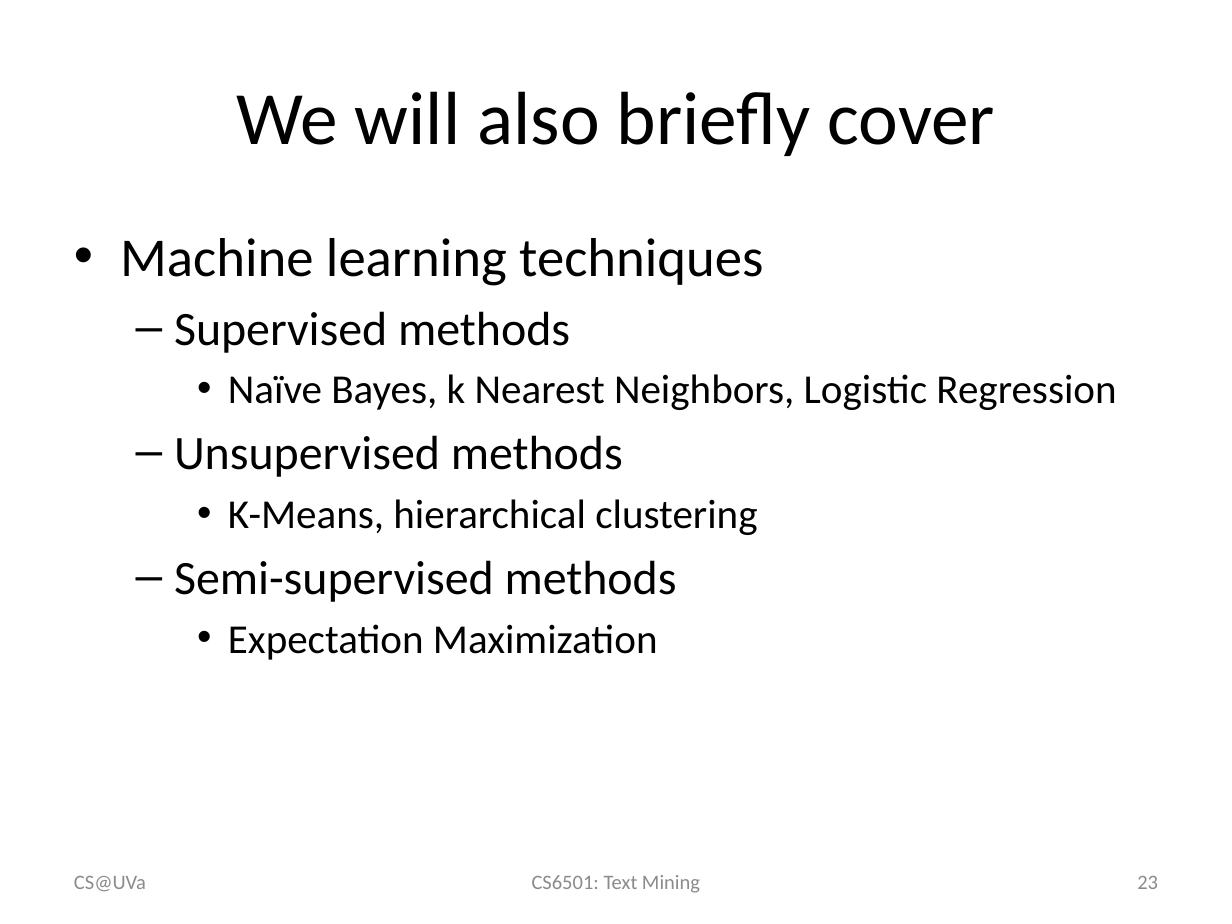
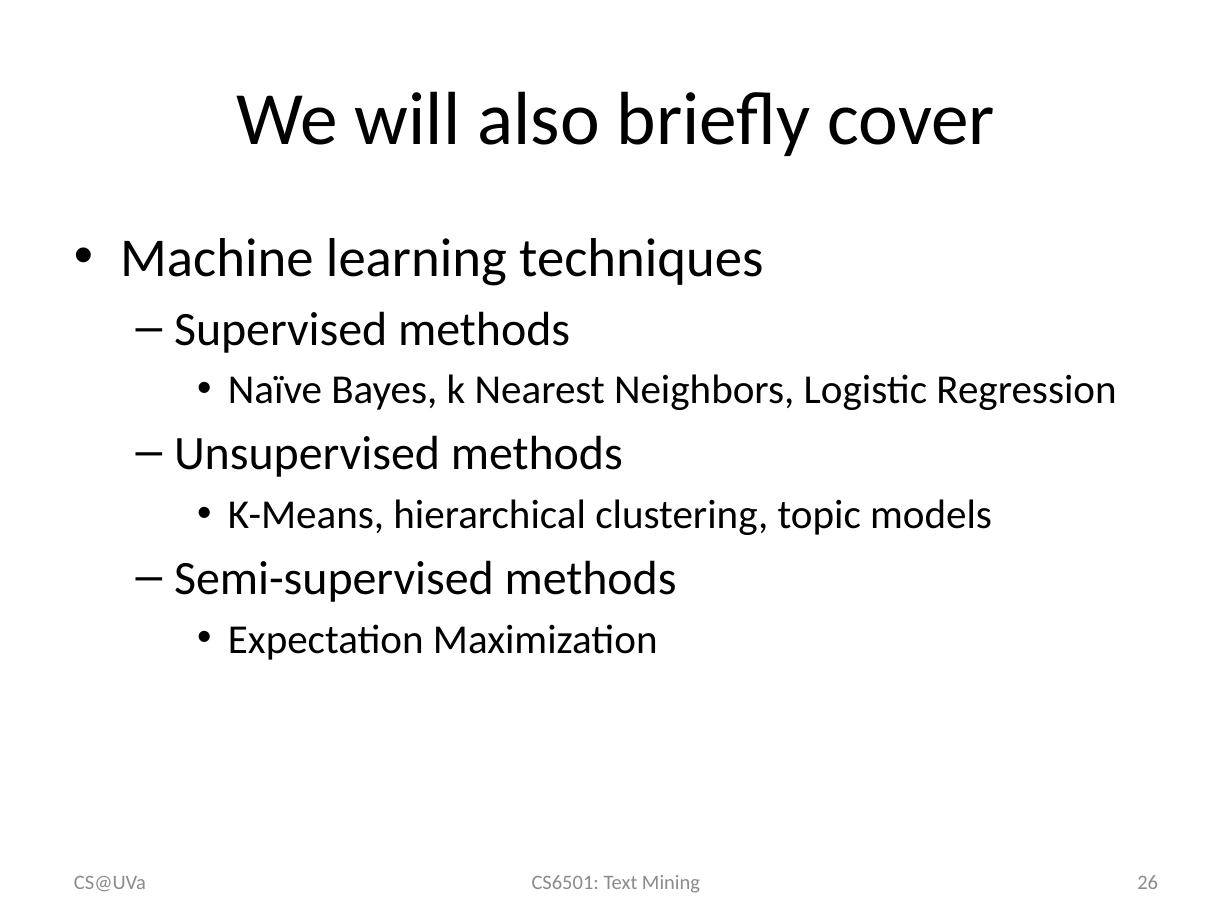
Before and after one commit to wang296/CS6501-Text-Mining, a slide deck: slide 26 of docs/IntroductionToTextMining.pptx (slide 23 before the commit). Drawn at 1232x924 pixels with LibreOffice and Linux fonts; fonts in the diff are those of the drawing. Boxes give left, top, right and bottom in pixels: in the first picture for what was removed or moved away, otherwise in the second. Text is boxed around its words. In the diff, an @@ line names an element or a change of style, - is before the commit and + after.

```diff
--- a/docs/IntroductionToTextMining.pptx
+++ b/docs/IntroductionToTextMining.pptx
@@ text at [228,499,992,535]: text changed @@
-    • K-Means, hierarchical clustering
+    • K-Means, hierarchical clustering, topic models
@@ page number at [1137,875,1158,889]: text changed @@
-23
+26
```
Also in this commit, not shown: 2 other slides changed, 3 slides added, 5 other files.
